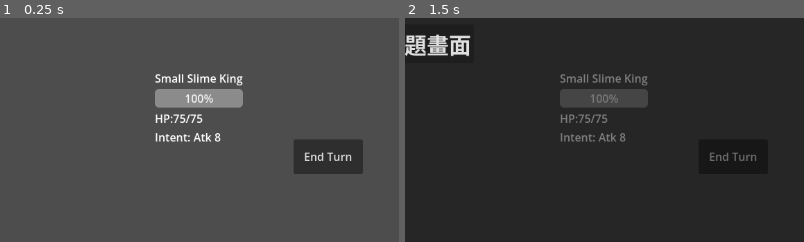
Above: before the commit, frames 1-2 (left to right).
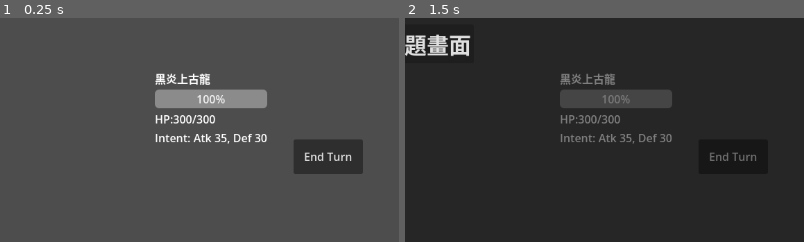
Above: after the commit, the same moments.

Repository: kokonao-ts/EscapeFromDungeon
Game: Godot game, scene res://src/combat/CombatRoom.tscn
The game is run twice, just before and just after one commit, with the same random seed, the same clock (stepped at 60 frames per second) and the same inputs. This scene is started directly instead of the project's main scene.
Inputs:
- Up to frame 1 (0.25 s): no input
- Up to frame 2 (1.5 s): click "End Turn" at 0.5 s; click "選單" at 1.25 s
The pictures show only the part of the screen within x 50-100%, y 50-100%; the shares and areas given below are measured in that part.

The runs differ from the first frame. In frame 1, 2.3% of the frame differs, in the area x 38-67%, y 24-57%; in frame 2, 1.8%.
Error before the commit: Invalid access to property or key 'frozen' on a base object of type 'Nil'. (res://src/combat/CombatManager.gd:151)
Error after the commit: Invalid access to property or key 'frozen' on a base object of type 'Nil'. (res://src/combat/CombatManager.gd:152)

Commit message:
Enhance gameplay with new card mechanics, elite pools, gold rewards, and map randomization
- Expanded CardResource with Poison, Evasion, and Thorns support.
- Added 4 new thematic cards for Silent and Watcher.
- Implemented dynamic Elite enemy selection in RunManager.
- Added randomization to the map generation sequence.
- Implemented Gold rewards based on combat difficulty in CombatManager.
- Verified all logic and resource integrity with manual_verify.py.

Co-authored-by: kokonao-ts <218340163+kokonao-ts@users.noreply.github.com>

Diff:
--- a/src/cards/CardResource.gd
+++ b/src/cards/CardResource.gd
@@ -37,6 +37,9 @@
 @export var strength: int = 0
 @export var burn: int = 0
 @export var chill: int = 0
+@export var poison: int = 0
+@export var evasion: int = 0
+@export var thorns: int = 0
 
 @export_group("Special")
 @export var exhaust: bool = false
@@ -83,7 +86,19 @@
 		if chill > 0:
 			combat_manager.apply_chill(t, chill)
 
+		if poison > 0:
+			t.stats.poison += poison
+			t.update_ui()
+
 	# Apply effects to user
+	if evasion > 0:
+		user.stats.evasion += evasion
+		user.update_ui()
+
+	if thorns > 0:
+		user.stats.thorns += thorns
+		user.update_ui()
+
 	if block > 0:
 		user.add_block(block)
 
--- /dev/null
+++ b/src/cards/resources/Blur.tres
@@ -0,0 +1,26 @@
+[gd_resource type="Resource" script_class="CardResource" load_steps=2 format=3]
+
+[ext_resource type="Script" path="res://src/cards/CardResource.gd" id="1_x"]
+
+[resource]
+script = ExtResource("1_x")
+card_id = "silent_blur"
+card_name = "Blur"
+cost = 1
+type = 1
+character_class = 1
+target = 1
+rarity = 1
+icon = "card_placeholder.png"
+description = "Gain 7 Block. Gain 1 Evasion."
+damage = 0
+block = 7
+evasion = 1
+draw_cards = 0
+energy_gain = 0
+hits = 1
+vulnerable = 0
+weak = 0
+strength = 0
+exhaust = false
+self_damage = 0
--- /dev/null
+++ b/src/cards/resources/DeadlyPoison.tres
@@ -0,0 +1,26 @@
+[gd_resource type="Resource" script_class="CardResource" load_steps=2 format=3]
+
+[ext_resource type="Script" path="res://src/cards/CardResource.gd" id="1_x"]
+
+[resource]
+script = ExtResource("1_x")
+card_id = "silent_deadly_poison"
+card_name = "Deadly Poison"
+cost = 1
+type = 1
+character_class = 1
+target = 0
+rarity = 0
+icon = "card_placeholder.png"
+description = "Apply 5 Poison."
+damage = 0
+block = 0
+poison = 5
+draw_cards = 0
+energy_gain = 0
+hits = 1
+vulnerable = 0
+weak = 0
+strength = 0
+exhaust = false
+self_damage = 0
--- /dev/null
+++ b/src/cards/resources/EruptionPlus.tres
@@ -0,0 +1,25 @@
+[gd_resource type="Resource" script_class="CardResource" load_steps=2 format=3]
+
+[ext_resource type="Script" path="res://src/cards/CardResource.gd" id="1_x"]
+
+[resource]
+script = ExtResource("1_x")
+card_id = "watcher_eruption_plus"
+card_name = "Eruption+"
+cost = 2
+type = 0
+character_class = 2
+target = 0
+rarity = 1
+icon = "card_placeholder.png"
+description = "Deal 12 damage. Gain 2 Strength (representing Wrath stance benefit)."
+damage = 12
+block = 0
+strength = 2
+draw_cards = 0
+energy_gain = 0
+hits = 1
+vulnerable = 0
+weak = 0
+exhaust = false
+self_damage = 0
--- /dev/null
+++ b/src/cards/resources/FearNoEvil.tres
@@ -0,0 +1,26 @@
+[gd_resource type="Resource" script_class="CardResource" load_steps=2 format=3]
+
+[ext_resource type="Script" path="res://src/cards/CardResource.gd" id="1_x"]
+
+[resource]
+script = ExtResource("1_x")
+card_id = "watcher_fear_no_evil"
+card_name = "Fear No Evil"
+cost = 1
+type = 0
+character_class = 2
+target = 0
+rarity = 1
+icon = "card_placeholder.png"
+description = "Deal 8 damage. Gain 2 Thorns (representing Calm stance benefit)."
+damage = 8
+block = 0
+thorns = 2
+draw_cards = 0
+energy_gain = 0
+hits = 1
+vulnerable = 0
+weak = 0
+strength = 0
+exhaust = false
+self_damage = 0
--- a/src/combat/CombatManager.gd
+++ b/src/combat/CombatManager.gd
@@ -33,6 +33,7 @@
 			execute_enemy_turns()
 		State.WIN:
 			print("Combat Won!")
+			_award_gold()
 			combat_finished.emit(true)
 		State.LOSE:
 			print("Combat Lost!")
@@ -242,3 +243,20 @@
 		entity.stats.lose_hp(entity.stats.poison)
 		entity.stats.poison = max(0, entity.stats.poison - 1)
 		entity.update_ui()
+
+func _award_gold():
+	var map = RunManager.get_map()
+	if RunManager.current_node_index < 0 or RunManager.current_node_index >= map.nodes.size():
+		return
+
+	var node = map.nodes[RunManager.current_node_index]
+	var amount = 0
+	if node.type == MapNode.Type.COMBAT:
+		amount = randi_range(10, 20)
+	elif node.type == MapNode.Type.ELITE:
+		amount = randi_range(30, 50)
+	elif node.type == MapNode.Type.BOSS:
+		amount = randi_range(80, 120)
+
+	RunManager.gold += amount
+	print("Awarded %d Gold!" % amount)
--- a/src/common/RunManager.gd
+++ b/src/common/RunManager.gd
@@ -179,6 +179,7 @@
 	var boss_path = "res://src/entities/resources/boss/"
 
 	var normal_enemies = []
+	var elite_enemies = []
 	var bosses = []
 
 	# Try to load from new structure, fallback to old if not found
@@ -210,7 +211,7 @@
 	if bosses.is_empty():
 		bosses = [normal_enemies[0]]
 
-	# Diversified sequence: Combat, Combat, Elite, Combat, Rest Site
+	# Diversified sequence: Combat, Combat, Elite, Combat, Rest Site (with randomization)
 	var node_types = [
 		MapNode.Type.COMBAT,
 		MapNode.Type.COMBAT,
@@ -219,12 +220,29 @@
 		MapNode.Type.REST
 	]
 
+	# Keep the first combat fixed, and the last rest site fixed
+	# Shuffle the middle three nodes (indices 1, 2, 3)
+	var middle = [node_types[1], node_types[2], node_types[3]]
+	middle.shuffle()
+	node_types[1] = middle[0]
+	node_types[2] = middle[1]
+	node_types[3] = middle[2]
+
+	# Identify potential Elites from current pool (or hardcode for now)
+	# In a real project, we'd have an 'elite/' folder.
+	for enemy in normal_enemies:
+		if "Adventurer" in enemy.enemy_name or "Bounty" in enemy.enemy_name or "ThiefElder" in enemy.enemy_id:
+			elite_enemies.append(enemy)
+
+	if elite_enemies.is_empty():
+		elite_enemies = [normal_enemies[randi() % normal_enemies.size()]]
+
 	for i in range(5):
 		var node = MapNode.new()
 		node.type = node_types[i]
 		node.position = Vector2(0, i * 100)
 
-		if node.type == MapNode.Type.COMBAT or node.type == MapNode.Type.ELITE:
+		if node.type == MapNode.Type.COMBAT:
 			# For Act 3, maybe have multiple enemies?
 			if act_num == 3 and randf() > 0.5:
 				var ens = []
@@ -233,6 +251,8 @@
 				node.data["enemies"] = ens
 			else:
 				node.data["enemy_resource"] = normal_enemies[randi() % normal_enemies.size()]
+		elif node.type == MapNode.Type.ELITE:
+			node.data["enemy_resource"] = elite_enemies[randi() % elite_enemies.size()]
 
 		current_map.nodes.append(node)
 
